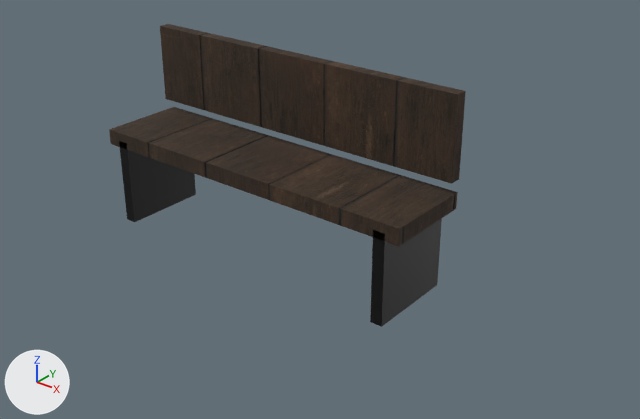
Two versions of the glTF model 12 Assets/Blender/export/OT_Bench.glb, one commit apart.
Before and after are seen from a 50 mm camera at (2.63, -2.9, 2.11) aimed at (0.13, 0.22, 0.18). The axes (+X, +Y, +Z) are drawn at lower left. The lights are the same throughout. The older version comes first. Vertices at exactly the same position are counted once.

Names of what the first picture shows: 'OT_Bench_Iron__1c1c1c', 'OT_Bench_Wood'.
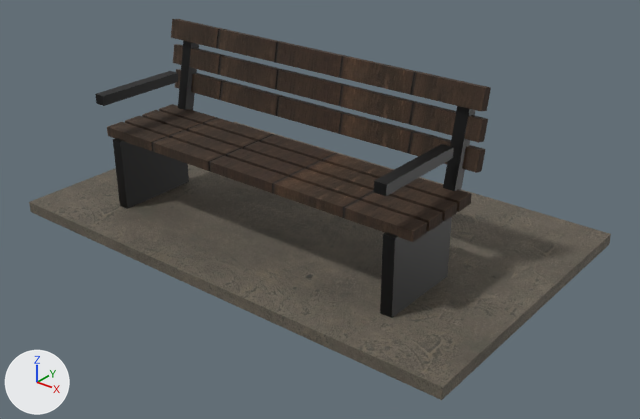
Changed parts and their boxes (x1, y1, x2, y2) in the pictures (640 x 419 px; the box of a moved part takes in the faces that stretch with it):
'OT_Bench_Sidewalk', added: after (29, 122, 611, 400)
'OT_Bench_Wood', reshaped (8% wider): before (109, 24, 466, 246); after (107, 19, 491, 242)
'OT_Bench_Iron__1c1c1c', reshaped (18% wider, 49% taller): before (119, 141, 442, 327); after (95, 41, 476, 318)
part 1 of me_ot_bench_iron__1c1c1c, moved or reshaped: before (119, 141, 196, 222); after (113, 138, 189, 209)
part 2 of me_ot_bench_iron__1c1c1c, added (black): after (95, 71, 178, 106)
part 3 of me_ot_bench_iron__1c1c1c, moved or reshaped: before (370, 218, 442, 327); after (380, 217, 452, 318)
part 4 of me_ot_bench_iron__1c1c1c, added: after (374, 144, 454, 196)
part 5 of me_ot_bench_iron__1c1c1c, added (mostly hidden): after (178, 41, 476, 191)
part 6 of me_ot_bench_wood, added (brown): after (107, 122, 427, 242)
part 7 of me_ot_bench_wood, added: after (125, 116, 443, 232)
part 8 of me_ot_bench_wood, added: after (142, 110, 457, 221)
part 9 of me_ot_bench_wood, added: after (159, 104, 471, 212)
part 10 of me_ot_bench_wood, moved or reshaped: before (160, 24, 466, 184); after (175, 69, 486, 173)
part 11 of me_ot_bench_wood, moved or reshaped: before (109, 107, 458, 246); after (173, 44, 488, 143)
part 12 of me_ot_bench_wood, added (brown): after (171, 19, 491, 111)

Edits to the bpy script that builds the scene:
```text
Add img_walk_nor:
    img_walk_nor = load_image('walk_nor', '_unpacked/walk_nor', 1024, 1024, 'Non-Color')
Add img_walk_e5e5e0_diff:
    img_walk_e5e5e0_diff = load_image('walk_e5e5e0_diff', '_unpacked/walk_e5e5e0_diff', 1024, 1024, 'sRGB')
Add img_walk_rough:
    img_walk_rough = load_image('walk_rough', '_unpacked/walk_rough', 1024, 1024, 'Non-Color')
Add mat_sidewalk:
    mat_sidewalk = bpy.data.materials.new('Sidewalk')
    # uses the picture img_walk_e5e5e0_diff
    # uses the picture img_walk_nor
    # uses the picture img_walk_rough
Change me_ot_bench_iron__1c1c1c:
    used by ob_ot_bench_iron__1c1c1c; location = (0.0, 0.0, 0.0)
    remove me_ot_bench_iron__1c1c1c.from_pydata(...)  # 16 vertices, 24 faces; spans x -0.83..0.83, y -0.22..0.22, z 0.0..0.44
    add me_ot_bench_iron__1c1c1c.from_pydata(...)  # 48 vertices, 72 faces; spans x -0.88..0.88, y -0.3..0.38, z 0.0..0.9
    me_ot_bench_iron__1c1c1c part 1: the loose piece of 8 vertices spanning x -0.83..-0.77, y -0.22..0.22, z 0.0..0.44 is moved by (-0.05, 0.0, 0.0)
    me_ot_bench_iron__1c1c1c part 2: a new loose piece, a box spanning x -0.88..-0.82, y -0.3..0.2, z 0.655..0.705, in mat_iron__1c1c1c (black #1c1c1c)
    me_ot_bench_iron__1c1c1c part 3: the loose piece of 8 vertices spanning x 0.77..0.83, y -0.22..0.22, z 0.0..0.44 is moved by (0.05, 0.0, 0.0)
    me_ot_bench_iron__1c1c1c part 4: a new loose piece, a box spanning x 0.82..0.88, y -0.3..0.2, z 0.655..0.705, in mat_iron__1c1c1c (black #1c1c1c)
    me_ot_bench_iron__1c1c1c part 5
    8 vertices are added at x -0.88..0.82, y 0.22..0.38, z 0.4..0.9
    8 new vertices lie (0.06, 0.0, 0.0) away from vertices in x -0.88..0.82, y 0.22..0.38, z 0.4..0.9
    24 new faces join them
Change me_ot_bench_wood:
    used by ob_ot_bench_wood; location = (0.0, 0.0, 0.0)
    remove me_ot_bench_wood.from_pydata(...)  # 16 vertices, 24 faces; spans x -0.9..0.9, y -0.22..0.23, z 0.41..0.95
    add me_ot_bench_wood.from_pydata(...)  # 56 vertices, 84 faces; spans x -0.95..0.95, y -0.2..0.35, z 0.43..0.95
    me_ot_bench_wood part 6: a new loose piece, a box spanning x -0.95..0.95, y -0.2..-0.1, z 0.435..0.485, in mat_wood
    me_ot_bench_wood part 7: a new loose piece, a box spanning x -0.95..0.95, y -0.08..0.02, z 0.435..0.485, in mat_wood
    me_ot_bench_wood part 8: a new loose piece, a box spanning x -0.95..0.95, y 0.04..0.14, z 0.435..0.485, in mat_wood
    me_ot_bench_wood part 9: a new loose piece, a box spanning x -0.95..0.95, y 0.16..0.26, z 0.435..0.485, in mat_wood
    me_ot_bench_wood part 10: the loose piece of 8 vertices spanning x -0.9..0.9, y 0.17..0.23, z 0.55..0.95 is scaled about its middle by (1.06, 0.815, 0.245), then moved by (0.0, 0.12, -0.13)
    me_ot_bench_wood part 11: the loose piece of 8 vertices spanning x -0.9..0.9, y -0.22..0.22, z 0.41..0.49 is scaled about its middle by (1.06, 0.109, 1.22), then moved by (0.0, 0.32, 0.31)
    me_ot_bench_wood part 12: the loose piece of 8 vertices spanning x -0.9..0.9, y 0.17..0.23, z 0.55..0.95 is copied, and the copy is scaled about its middle by (1.06, 0.815, 0.245), then moved by (0.0, 0.12, 0.15); it spans x -0.95..0.95, y 0.29..0.35, z 0.85..0.95
Add me_ot_bench_sidewalk:
    me_ot_bench_sidewalk.from_pydata(...)  # a box spanning x -1.3..1.3, y -0.5..1.1, z 0.0..0.06
    me_ot_bench_sidewalk.materials.append(mat_sidewalk)
Add ob_ot_bench_sidewalk:
    ob_ot_bench_sidewalk = bpy.data.objects.new('OT_Bench_Sidewalk', me_ot_bench_sidewalk)
    ob_ot_bench_sidewalk.location = (0.0, 0.0, 0.0)
```
